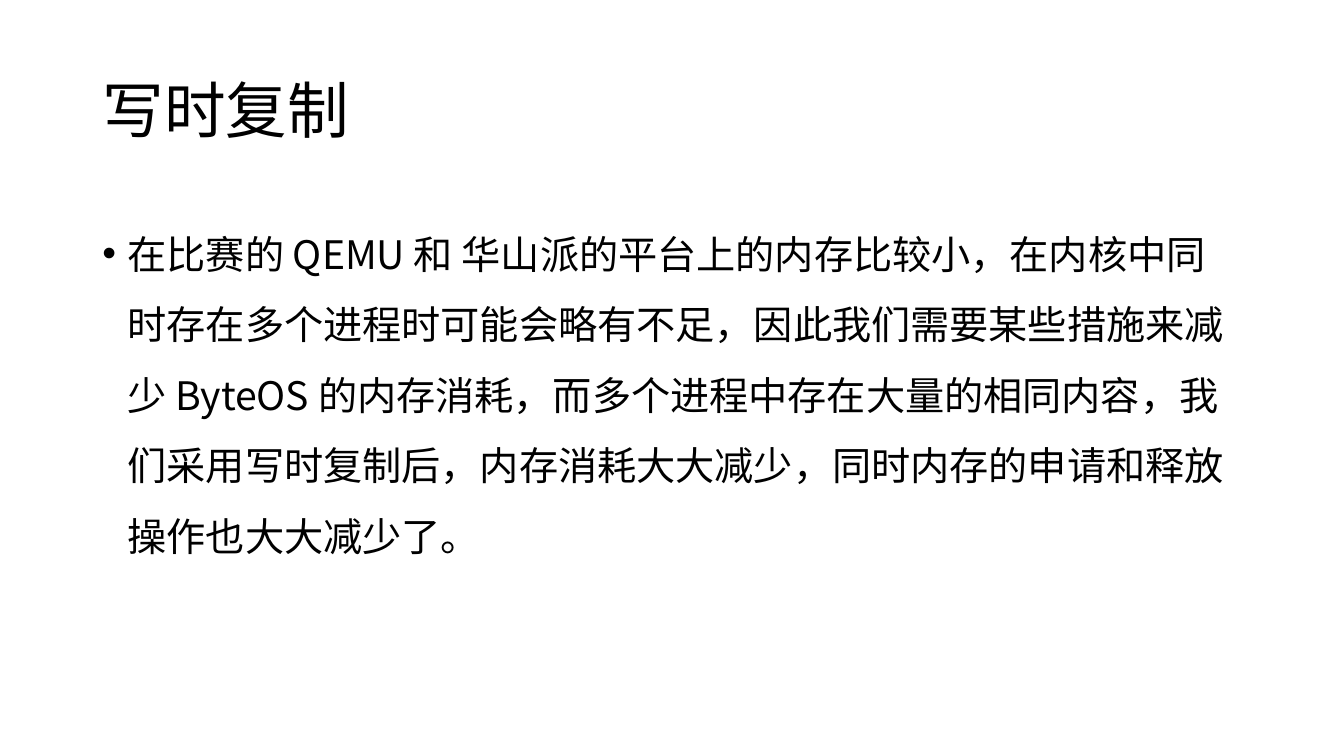
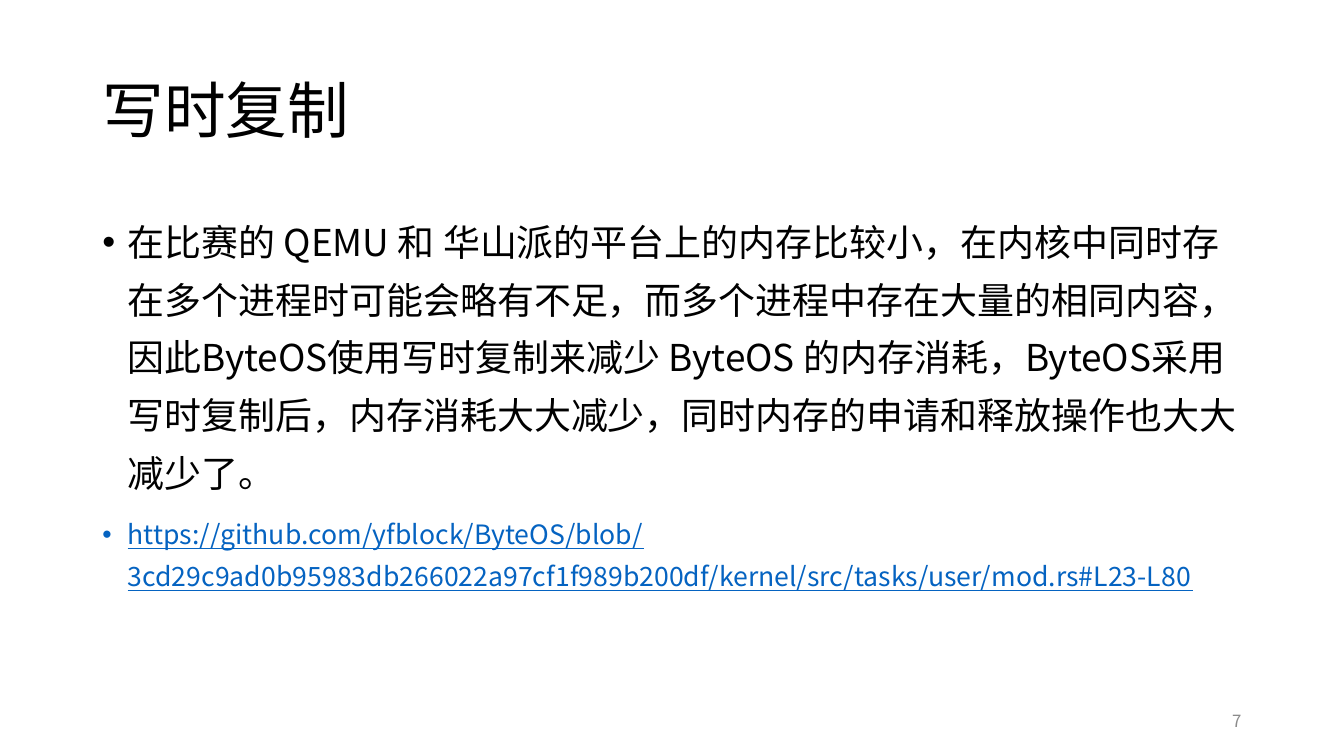
Before and after one commit to Byte-OS/ByteOS, a slide deck: slide 7 of docs/ByteOS设计分享.pptx. Drawn at 1344x756 pixels with LibreOffice and Linux fonts; fonts in the diff are those of the drawing. Boxes give left, top, right and bottom in pixels: in the first picture for what was removed or moved away, otherwise in the second. Text is boxed around its words. In the diff, an @@ line names an element or a change of style, - is before the commit and + after.

```diff
--- a/docs/ByteOS设计分享.pptx
+++ b/docs/ByteOS设计分享.pptx
@@ text at (128,225,1236,591): text changed; size 28 to 26.4 pt @@
-• 在比赛的 QEMU 和 华山派的平台上的内存比较小，在内核中同时存在多个进程时可能会略有不足，因此我们需要某些措施来减少 ByteOS 的内存消耗，而多个进程中存在大量的相同内容，我们采用写时复制后，内存消耗大大减少，同时内存的申请和释放操作也大大减少了。
+• 在比赛的 QEMU 和 华山派的平台上的内存比较小，在内核中同时存在多个进程时可能会略有不足，而多个进程中存在大量的相同内容，因此ByteOS使用写时复制来减少 ByteOS 的内存消耗，ByteOS采用写时复制后，内存消耗大大减少，同时内存的申请和释放操作也大大减少了。
+• https://github.com/yfblock/ByteOS/blob/3cd29c9ad0b95983db266022a97cf1f989b200df/kernel/src/tasks/user/mod.rs#L23-L80
@@ page number added at (1232,715,1241,727), 12 pt, text #8C8C8C @@
+7
```
Also in this commit, not shown: 15 other slides changed, 1 slide added, 1 slide removed.
